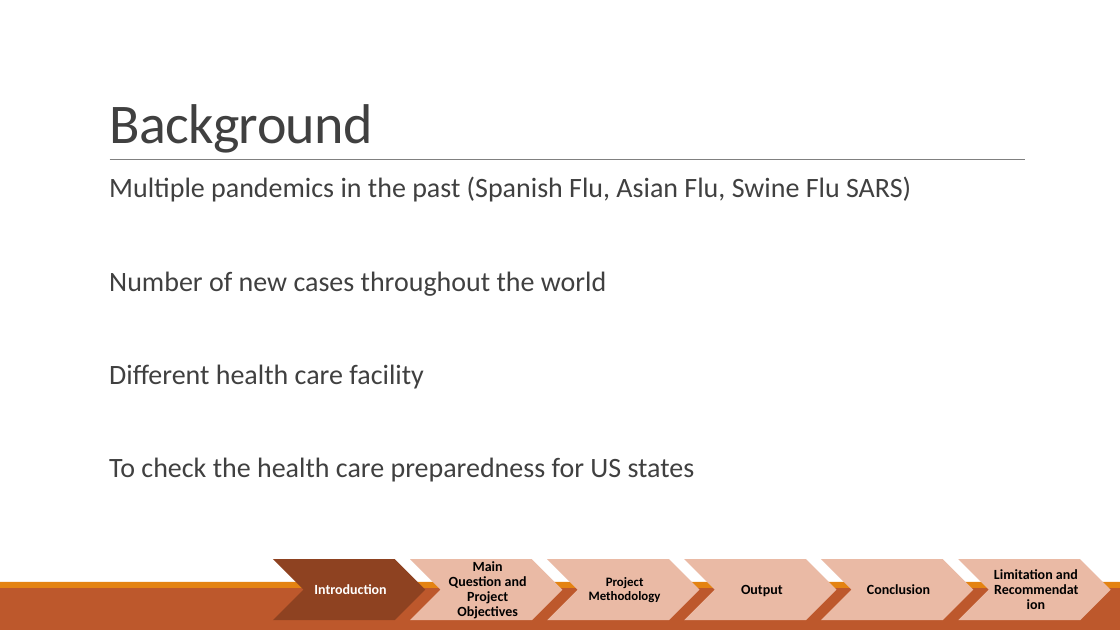
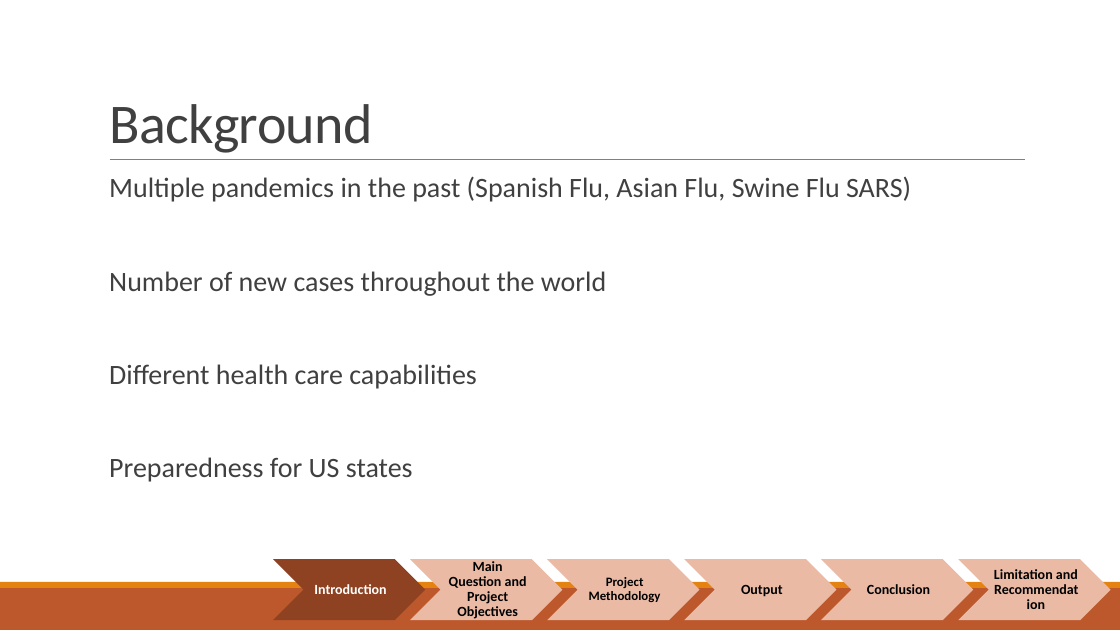
Before and after one commit to NormanGwinn/Project1_Group1, a slide deck: slide 3 of COVID-19-gini.pptx. Drawn at 1120x630 pixels with LibreOffice and Linux fonts; fonts in the diff are those of the drawing. Boxes give left, top, right and bottom in pixels: in the first picture for what was removed or moved away, otherwise in the second. Text is boxed around its words. In the diff, an @@ line names an element or a change of style, - is before the commit and + after.

```diff
--- a/COVID-19-gini.pptx
+++ b/COVID-19-gini.pptx
@@ text at bbox=[109, 364, 477, 482]: text changed @@
-  Different health care facility
-  To check the health care preparedness for US states
+  Different health care capabilities
+  Preparedness for US states
```
Also in this commit, not shown: 3 other slides changed.
